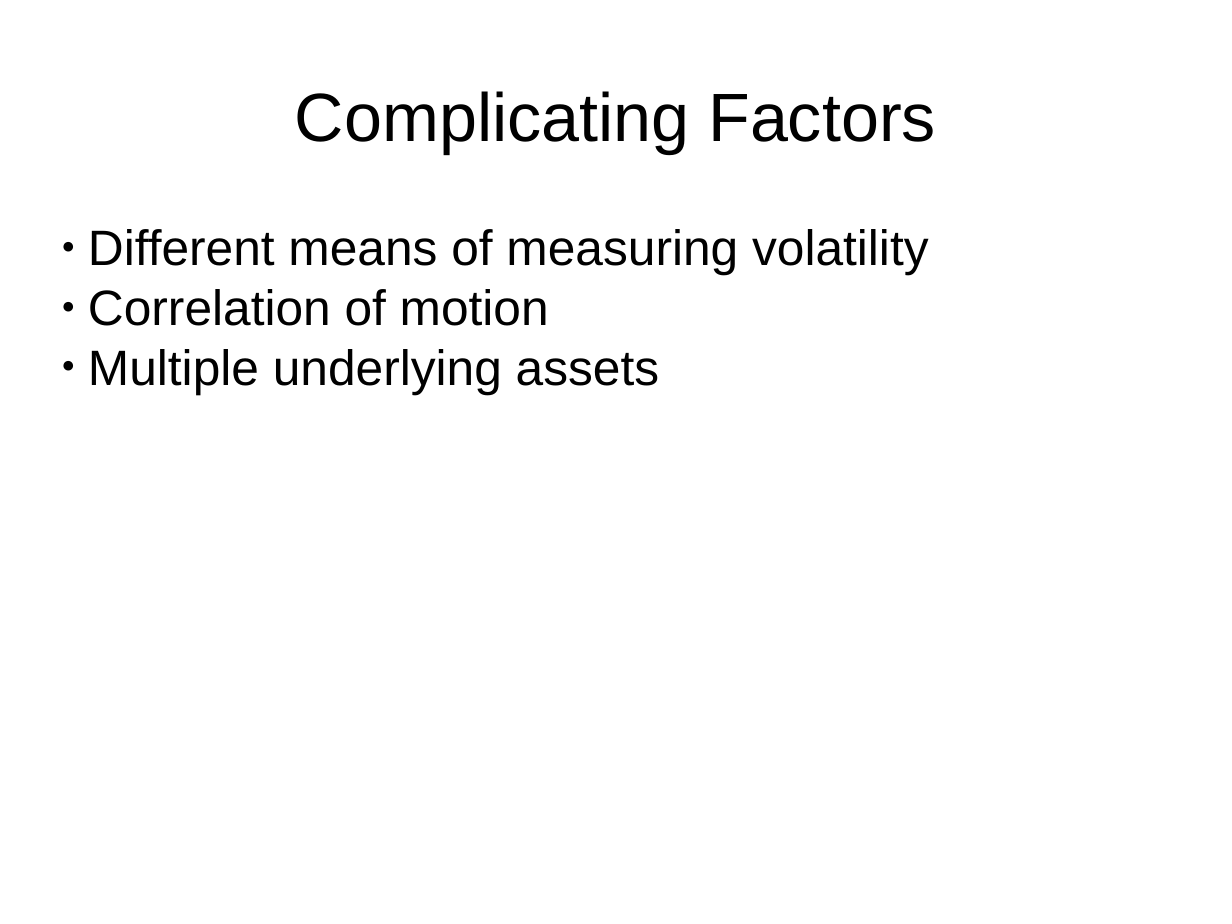
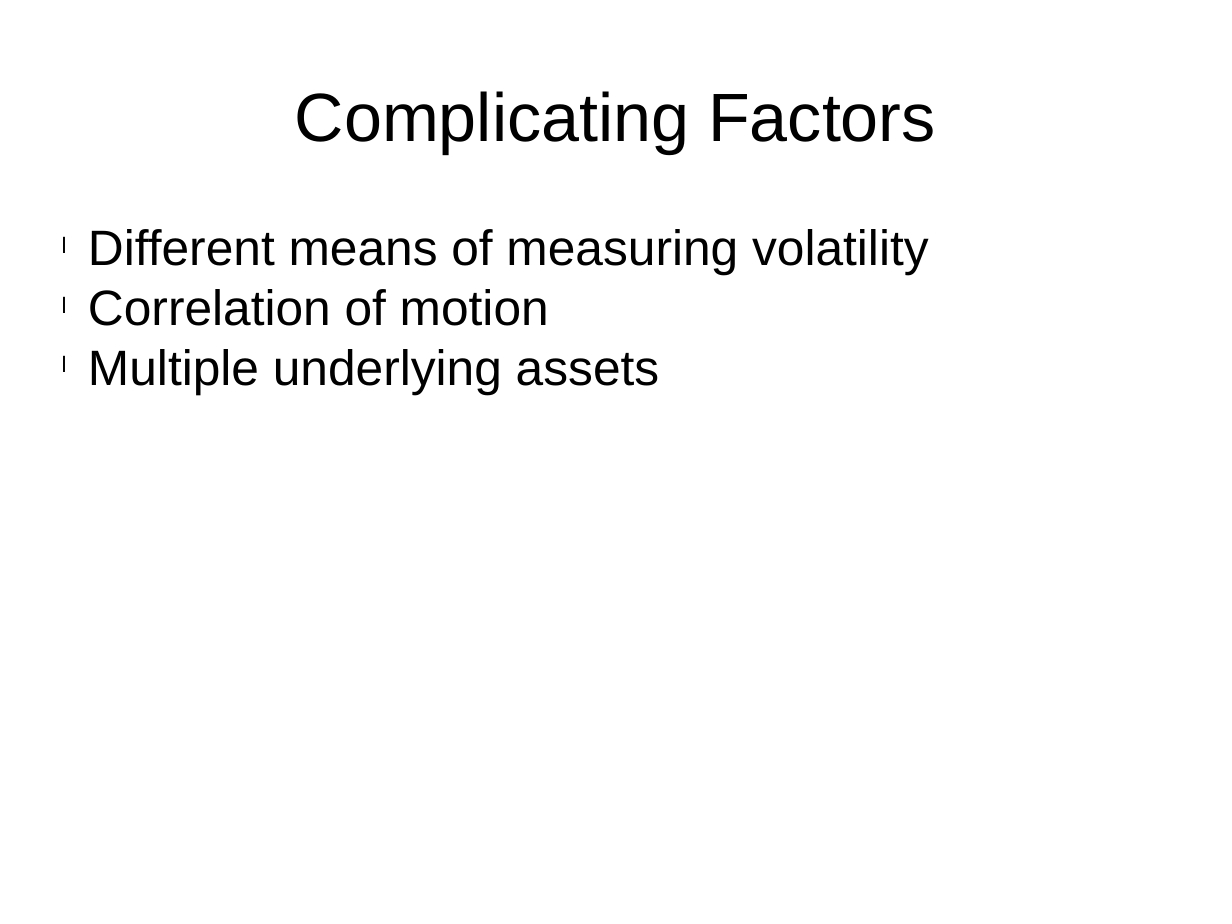
Before and after one commit to HaroldRKingsberg/MLMC, a slide deck: slide 6 of docs/final_presentation.pptx. Drawn at 1232x924 pixels with LibreOffice and Linux fonts; fonts in the diff are those of the drawing. Boxes give left, top, right and bottom in pixels: in the first picture for what was removed or moved away, otherwise in the second. Text is boxed around its words. In the diff, an @@ line names an element or a change of style, - is before the commit and + after.

```diff
--- a/docs/final_presentation.pptx
+++ b/docs/final_presentation.pptx
@@ text "Different means of measuring volatility" at (x1=88, y1=229, x2=929, y2=394): bullet ● to l @@
```
Also in this commit, not shown: 5 other slides changed, 1 slide added.
